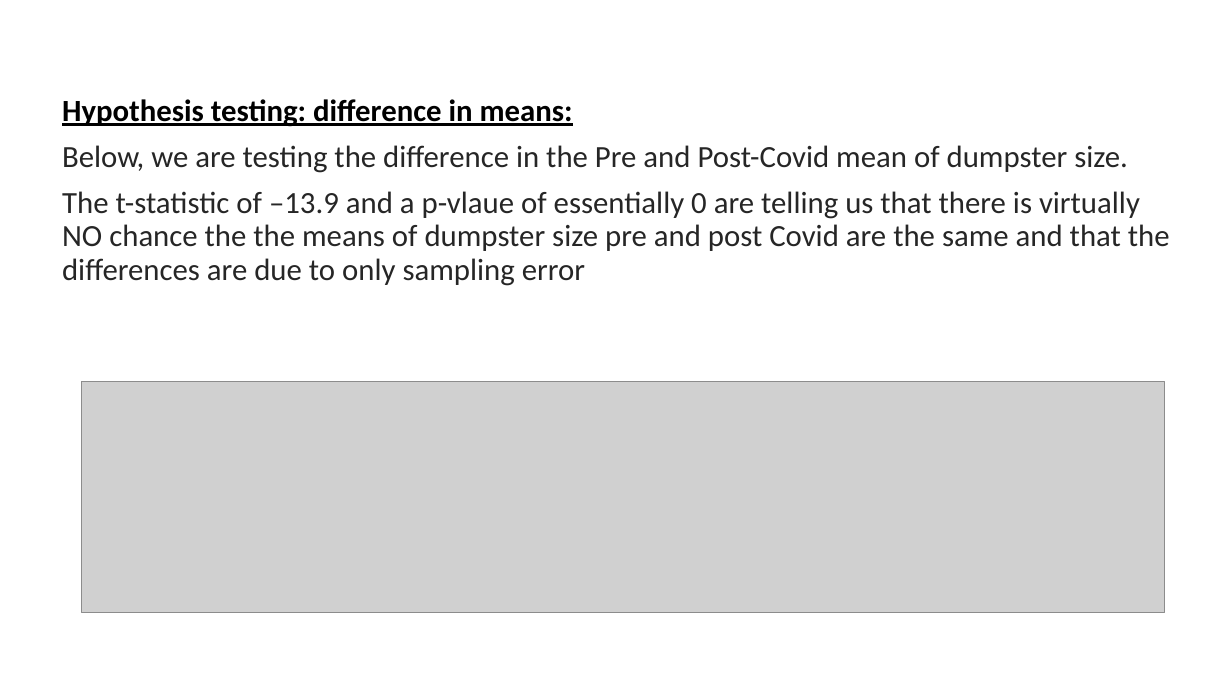
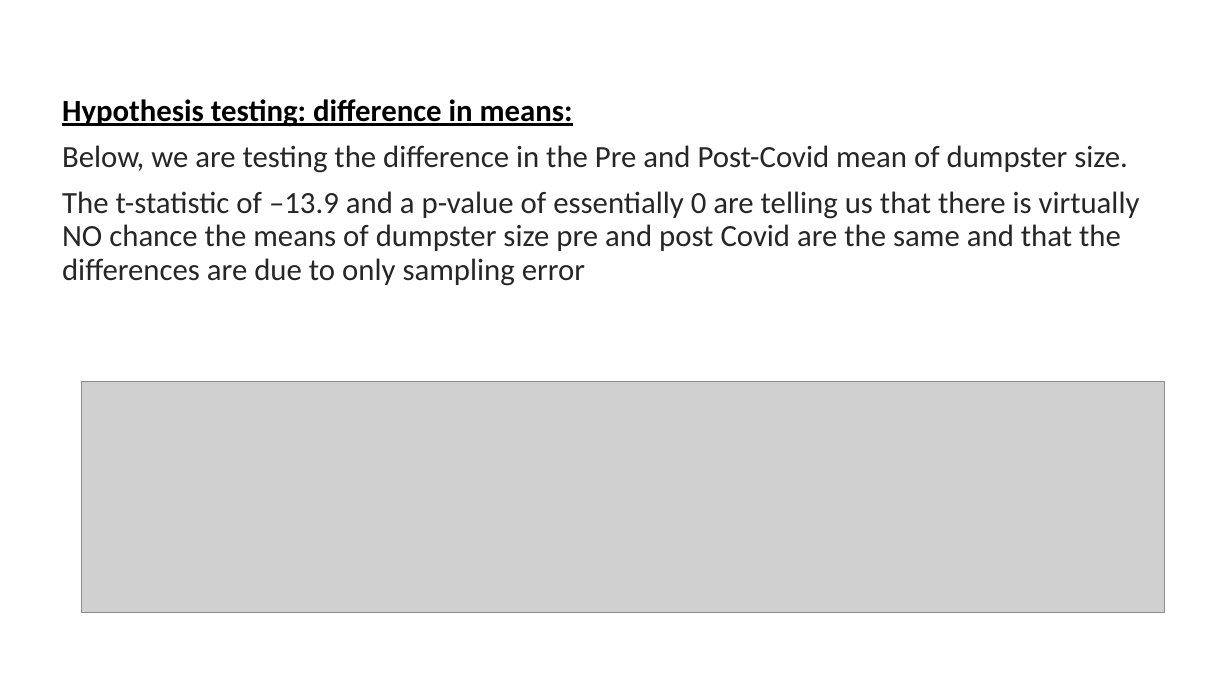
Before and after one commit to Actuweary/DSC530, a slide deck: slide 11 of DSC530 - Final Proj M_Ersevim.pptx. Drawn at 1232x693 pixels with LibreOffice and Linux fonts; fonts in the diff are those of the drawing; grey boxes stand for pictures. Boxes give left, top, right and bottom in pixels: in the first picture for what was removed or moved away, otherwise in the second. Text is boxed around its words. In the diff, an @@ line names an element or a change of style, - is before the commit and + after.

```diff
--- a/DSC530 - Final Proj M_Ersevim.pptx
+++ b/DSC530 - Final Proj M_Ersevim.pptx
@@ text at <box>62,191,1140,286</box>: text changed @@
-The t-statistic of –13.9 and a p-vlaue of essentially 0 are telling us that there is virtually NO chance the the means of dumpster size pre and post Covid are the same and that the differences are due to only sampling error
+The t-statistic of –13.9 and a p-value of essentially 0 are telling us that there is virtually NO chance the means of dumpster size pre and post Covid are the same and that the differences are due to only sampling error
```
Also in this commit, not shown: 1 other slide changed, 1 slide added.
